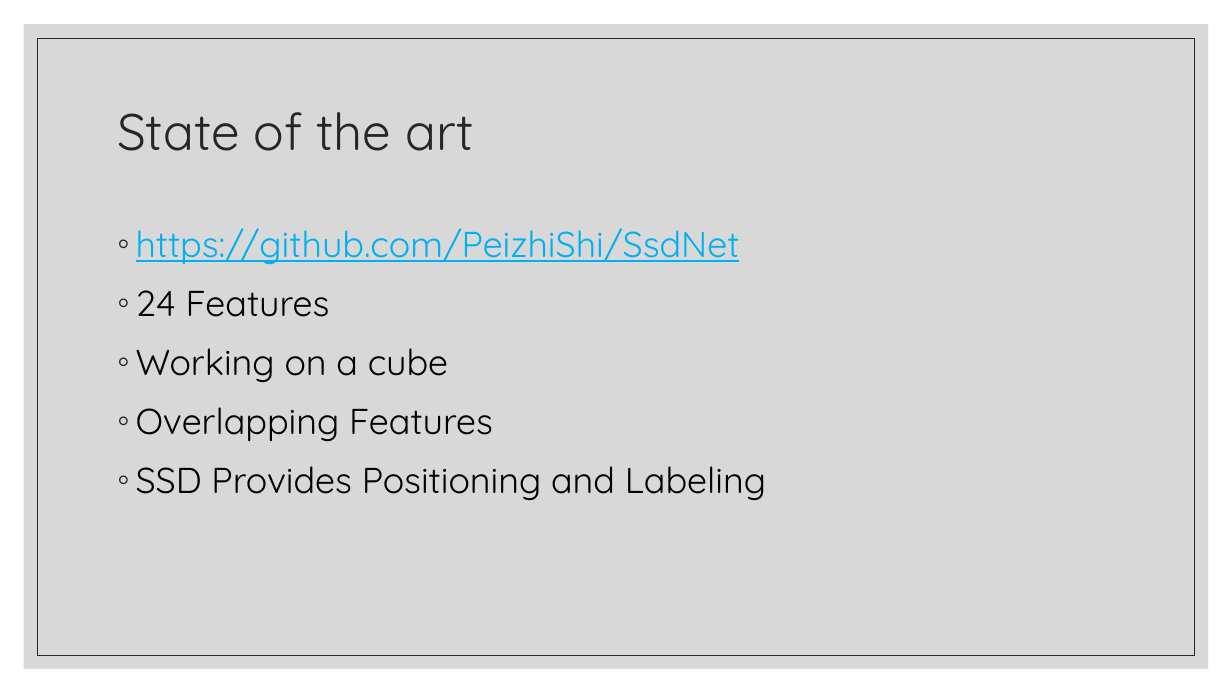
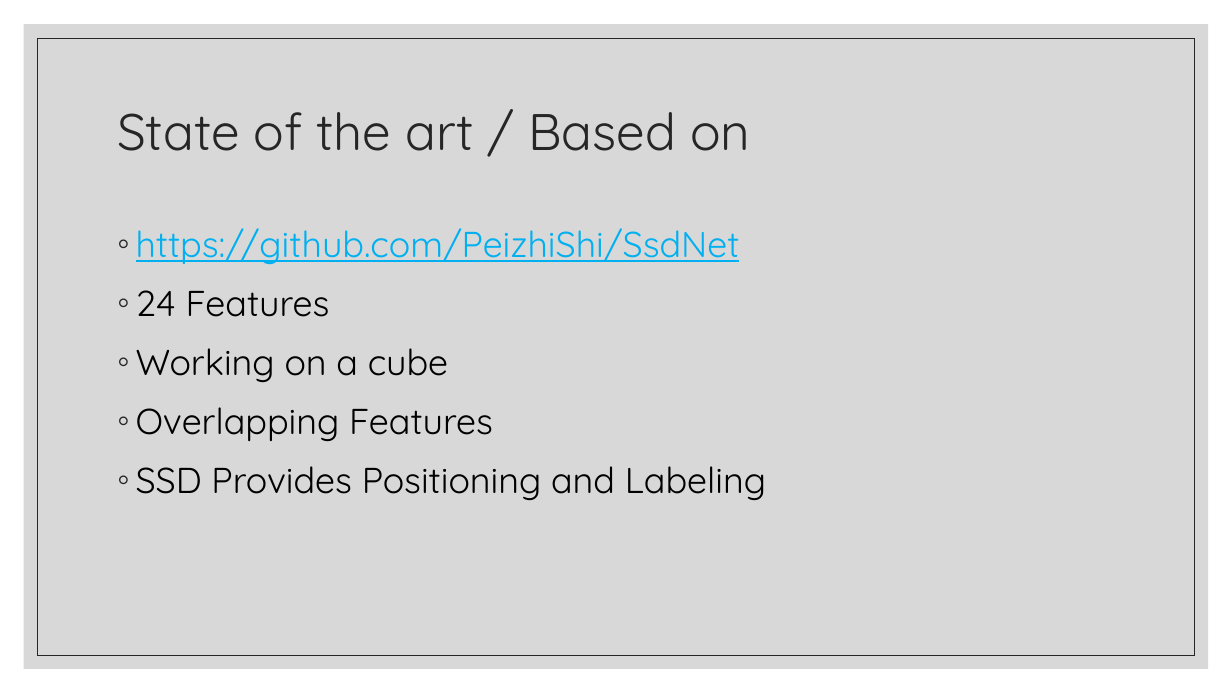
Before and after one commit to JanNalivaika/SSD_EXT, a slide deck: slide 2 of SSD Feature Detection Selling points.pptx. Drawn at 1232x693 pixels with LibreOffice and Linux fonts; fonts in the diff are those of the drawing. Boxes give left, top, right and bottom in pixels: in the first picture for what was removed or moved away, otherwise in the second. Text is boxed around its words. In the diff, an @@ line names an element or a change of style, - is before the commit and + after.

```diff
--- a/SSD Feature Detection Selling points.pptx
+++ b/SSD Feature Detection Selling points.pptx
@@ title at (117,112,750,151): text changed @@
-State of the art
+State of the art / Based on
```
Also in this commit, not shown: 5 other slides changed, 5 other files.
